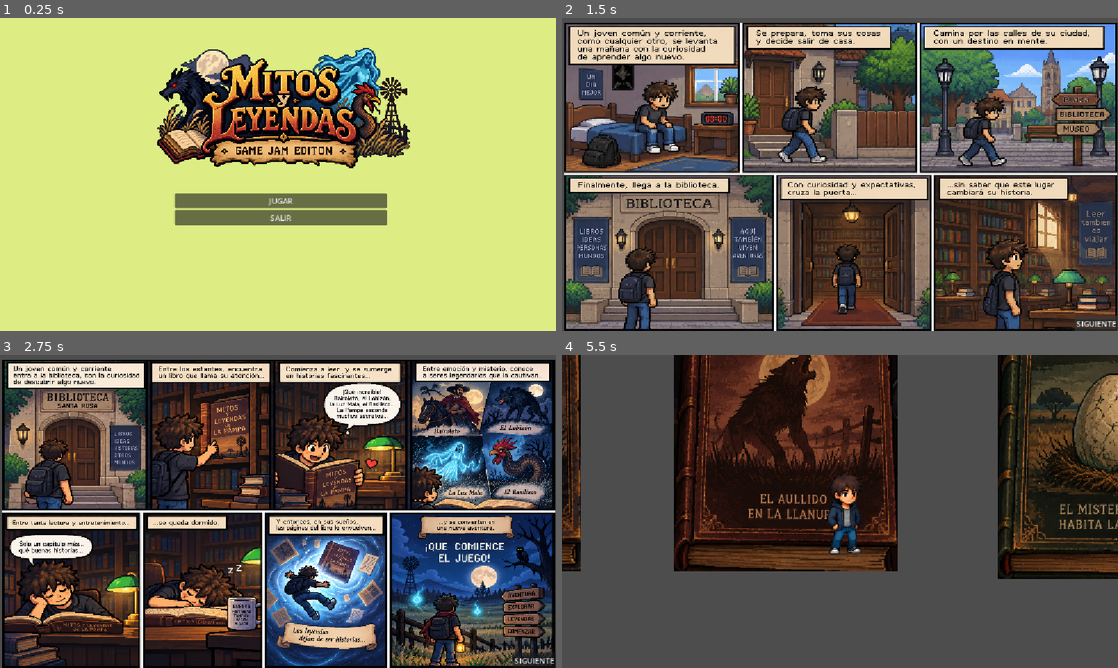
Above: before the commit, frames 1-4 (two rows, left to right).
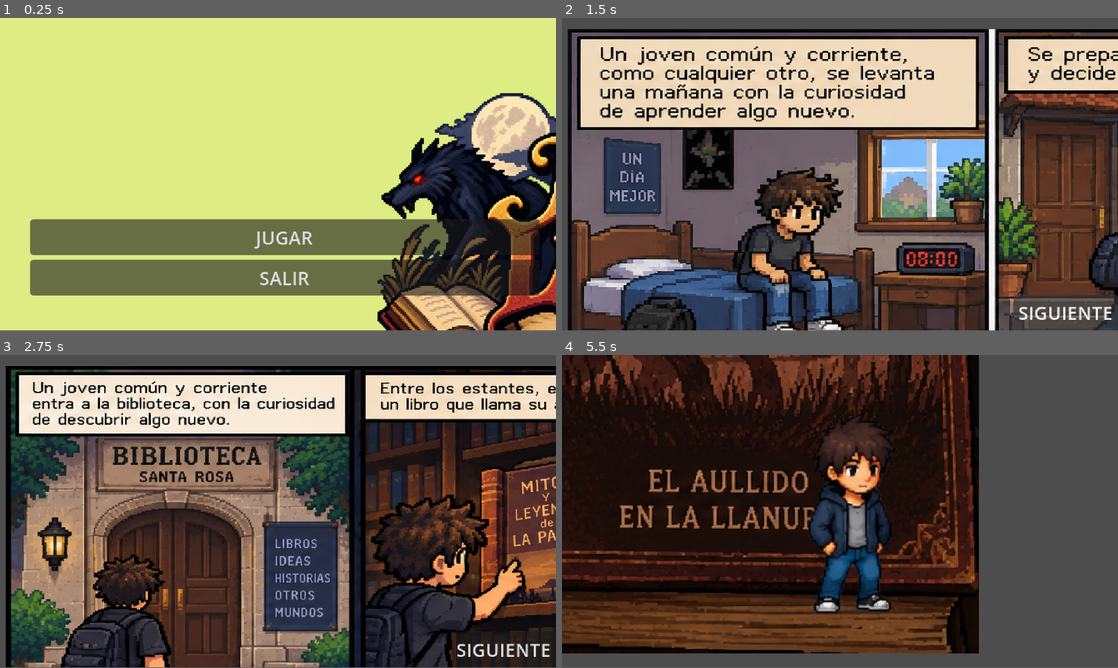
Above: after the commit, the same moments.

Repository: juanvaz25/GrupoSiete
Game: Godot game, scene res://scenes/menu.tscn
The game is run twice, just before and just after one commit, with the same random seed, the same clock (stepped at 60 frames per second) and the same inputs.
Inputs (mouse positions are in pixels of both pictures, inside the frame that each line leads up to):
- Up to frame 1 (0.25 s): no input
- Up to frame 2 (1.5 s): click "JUGAR" at 0.5 s; click "SIGUIENTE" at 1.25 s
- Up to frame 3 (2.75 s): tap Enter at 2 s; move the mouse to (400, 495) at 2.02 s; hold D (move_right) from 2.03 s (still down); hold E from 2.03 s (still down)
- Up to frame 4 (5.5 s): tap Space (dash) at 2.75, 2.85 s; move the mouse to (728, 527) at 2.77 s; release D (move_right) at 2.78 s; release E at 2.78 s; hold S (move_down) 2.78-3.53 s; tap E at 3.05, 3.8, 4.35 s; tap Enter at 3.5 s; move the mouse to (895, 442) at 3.52 s; press the mouse at (895, 442) at 3.53 s; hold D (move_right) 3.53-4.28 s; move the mouse to (812, 574) at 4.27 s; release the mouse at (812, 574) at 4.28 s; hold W (move_up) 4.28-5.03 s; move the mouse to (1006, 558) at 5.02 s; hold A (move_left) from 5.03 s (still down); hold E from 5.03 s (still down)
The window is 800x450 before the commit and 800x449 after it. Grey fills any space a smaller window leaves; there, only what the larger window draws over its background counts as a difference.

The runs differ from the first frame. In frame 1, 50% of the frame differs, in the area x 5-100%, y 9-100%; in frame 2, 86%; in frame 3, 87%, in the area x 0-100%, y 1-100%; in frame 4, 74%.

Commit message:
Se agrega 2 nodos basico (osea que este commit es de prueba)

Diff:
--- a/project.godot
+++ b/project.godot
@@ -17,6 +17,10 @@
 
 [display]
 
+window/size/viewport_width=480
+window/size/viewport_height=270
+window/size/window_width_override=1280
+window/size/window_height_override=720
 window/stretch/mode="canvas_items"
 window/stretch/aspect="expand"
 
@@ -63,4 +67,5 @@
 
 [rendering]
 
+textures/canvas_textures/default_texture_filter=0
 rendering_device/driver.windows="d3d12"
--- a/scenes/nivel_lobison.tscn
+++ b/scenes/nivel_lobison.tscn
@@ -1,3 +1,12 @@
 [gd_scene format=3 uid="uid://dldyp11ypqj71"]
 
-[node name="Node2D" type="TileMapLayer" unique_id=981139093]
+[sub_resource type="TileSet" id="TileSet_tos4u"]
+
+[node name="nivel_lobison" type="TileMapLayer" unique_id=981139093]
+
+[node name="TileMapsLayers" type="Node2D" parent="." unique_id=735792888]
+
+[node name="BackGround" type="TileMapLayer" parent="TileMapsLayers" unique_id=1079123186]
+
+[node name="ForeGround" type="TileMapLayer" parent="TileMapsLayers" unique_id=181872126]
+tile_set = SubResource("TileSet_tos4u")
